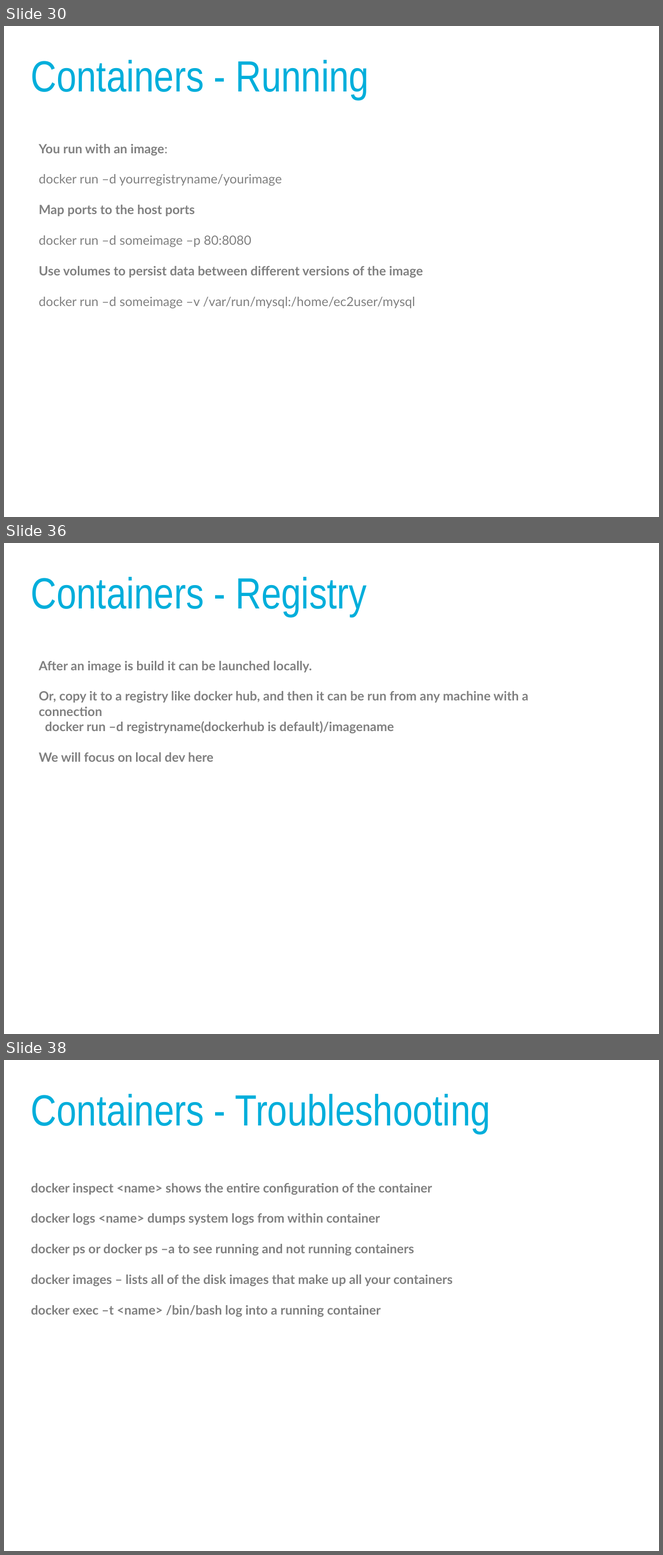
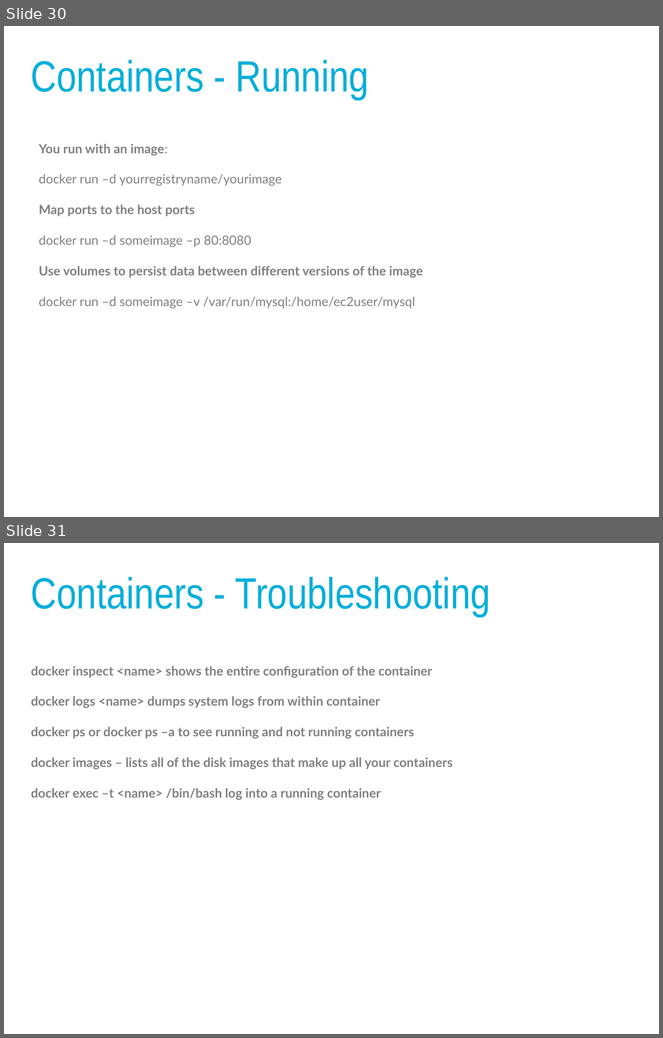
Before and after one commit to panmanphil/introduction-to-docker, a slide deck: DockerTalkThatConference2018.pptx. Shown one above the other, each under a label of ours: slides 30, 36 and 38 before the commit, slides 30 and 31 after it; the slides between them are not shown. The pictures are 663x1555 and 663x1038 pixels, drawn with LibreOffice and Linux fonts; fonts in the diff are those of the drawing. Boxes give left, top, right and bottom in pixels: in the first picture for what was removed or moved away, otherwise in the second. Text is boxed around its words. In the diff, an @@ line names an element or a change of style, - is before the commit and + after.

```diff
--- a/DockerTalkThatConference2018.pptx
+++ b/DockerTalkThatConference2018.pptx
@@ slide 36 removed at (4, 543, 659, 1034), background #FFFFFF @@
@@ text removed at (31, 577, 367, 616) @@
-Containers - Registry
@@ text removed at (39, 661, 528, 762) @@
-After an image is build it can be launched locally.
-Or, copy it to a registry like docker hub, and then it can be run from any machine with a connection
-docker run –d registryname(dockerhub is default)/imagename
-We will focus on local dev here
@@ what was slide 38 is now slide 31 @@
```
Also in this commit, not shown: 4 slides changed, 5 slides added, 10 other slides removed, 6 other files.
